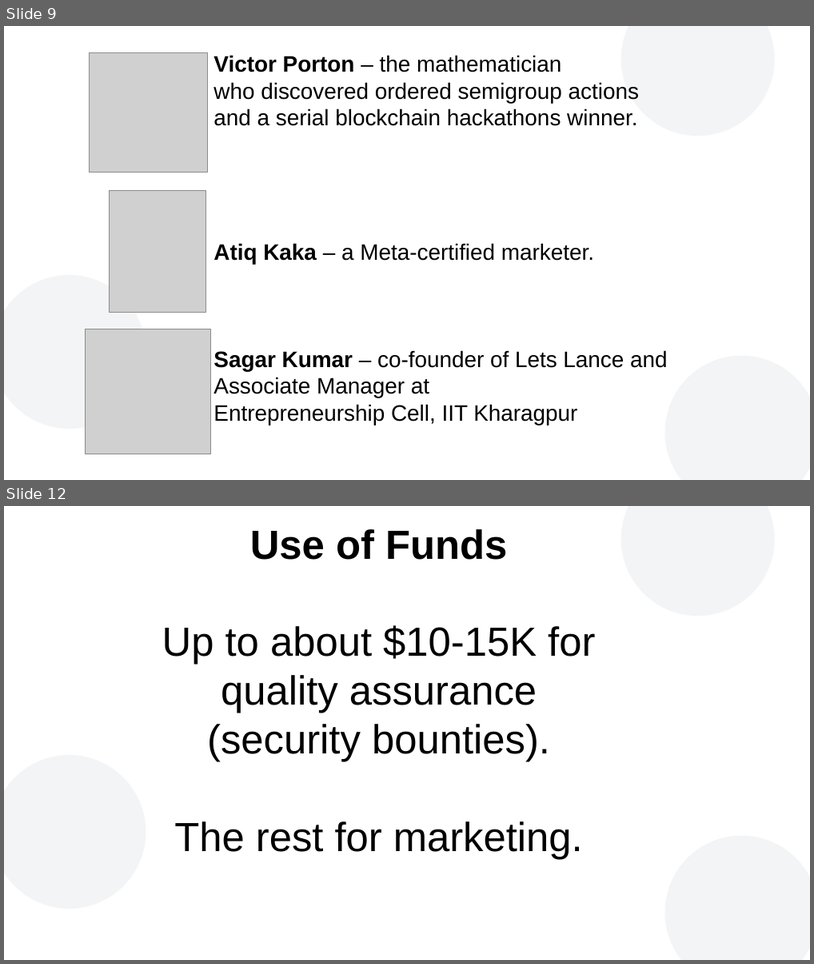
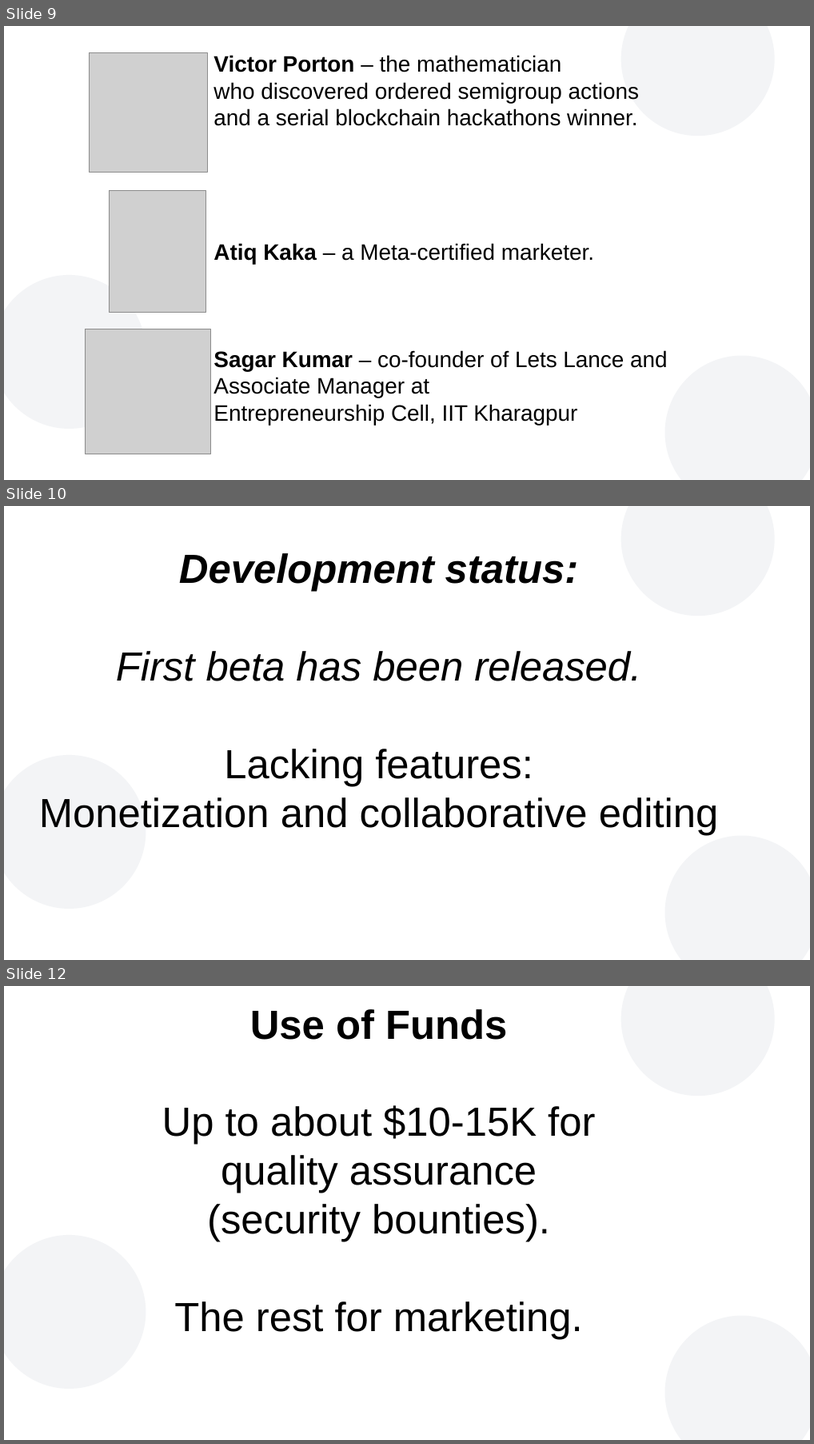
Before and after one commit to vporton/zondirectory2, a slide deck: docs/presentation.odp. Shown one above the other, each under a label of ours: slides 9 and 12 before the commit, slides 9, 10 and 12 after it; the slides between them are not shown. The pictures are 814x964 and 814x1444 pixels, drawn with LibreOffice and Linux fonts; fonts in the diff are those of the drawing; grey boxes stand for pictures; background and template pictures are left out. Boxes give left, top, right and bottom in pixels: in the first picture for what was removed or moved away, otherwise in the second. Text is boxed around its words. In the diff, an @@ line names an element or a change of style, - is before the commit and + after.

```diff
--- a/docs/presentation.odp
+++ b/docs/presentation.odp
@@ slide 10 added at (4,506,810,960), background #FFFFFF; not listed: 3 template elements that a slide beside it also shows @@
@@ text added at (39,553,719,835), 40 pt, text #000000 @@
+Development status:
+First beta has been released.
+Lacking features:
+Monetization and collaborative editing
```
Also in this commit, not shown: 1 slide removed.
